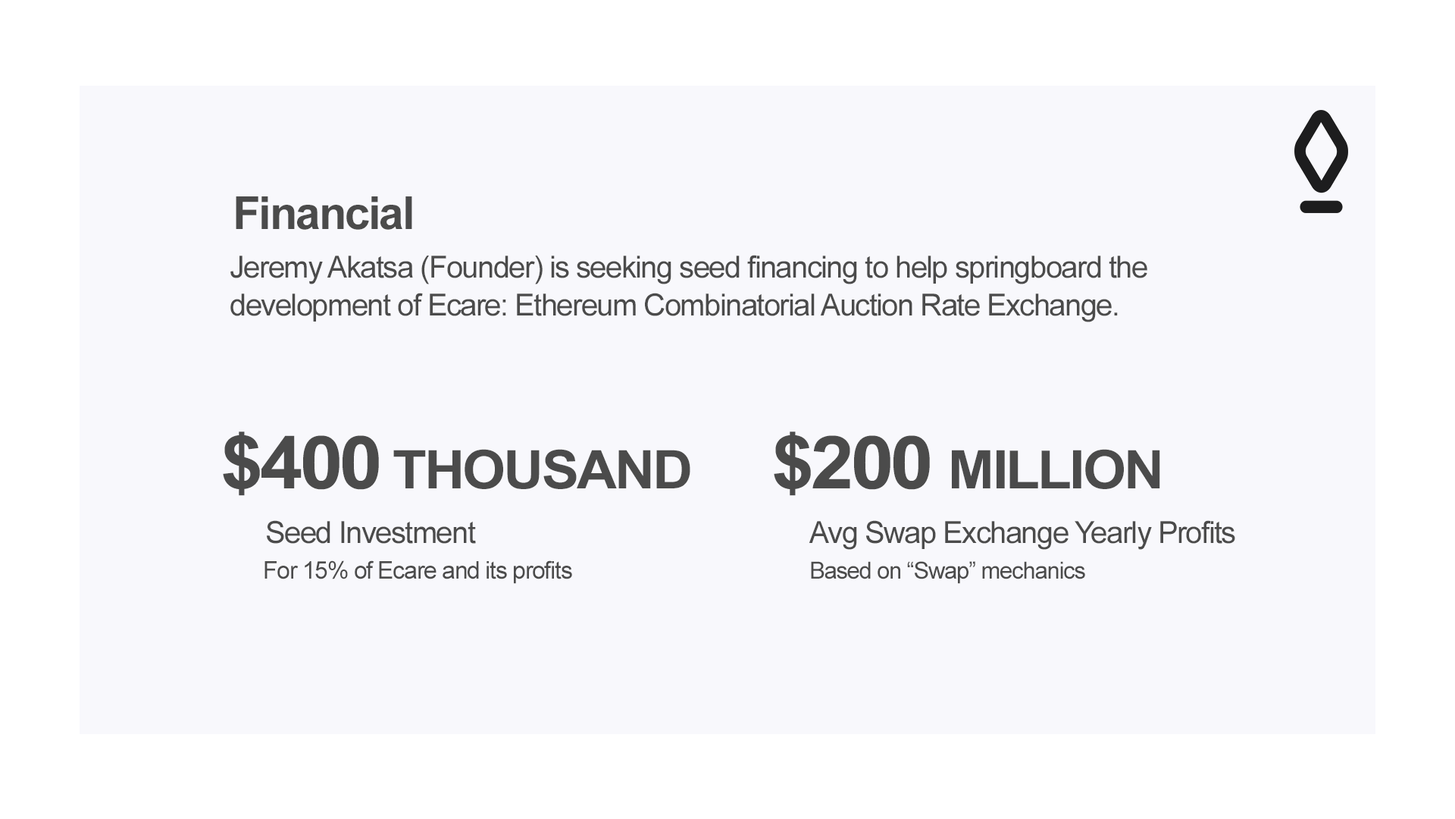
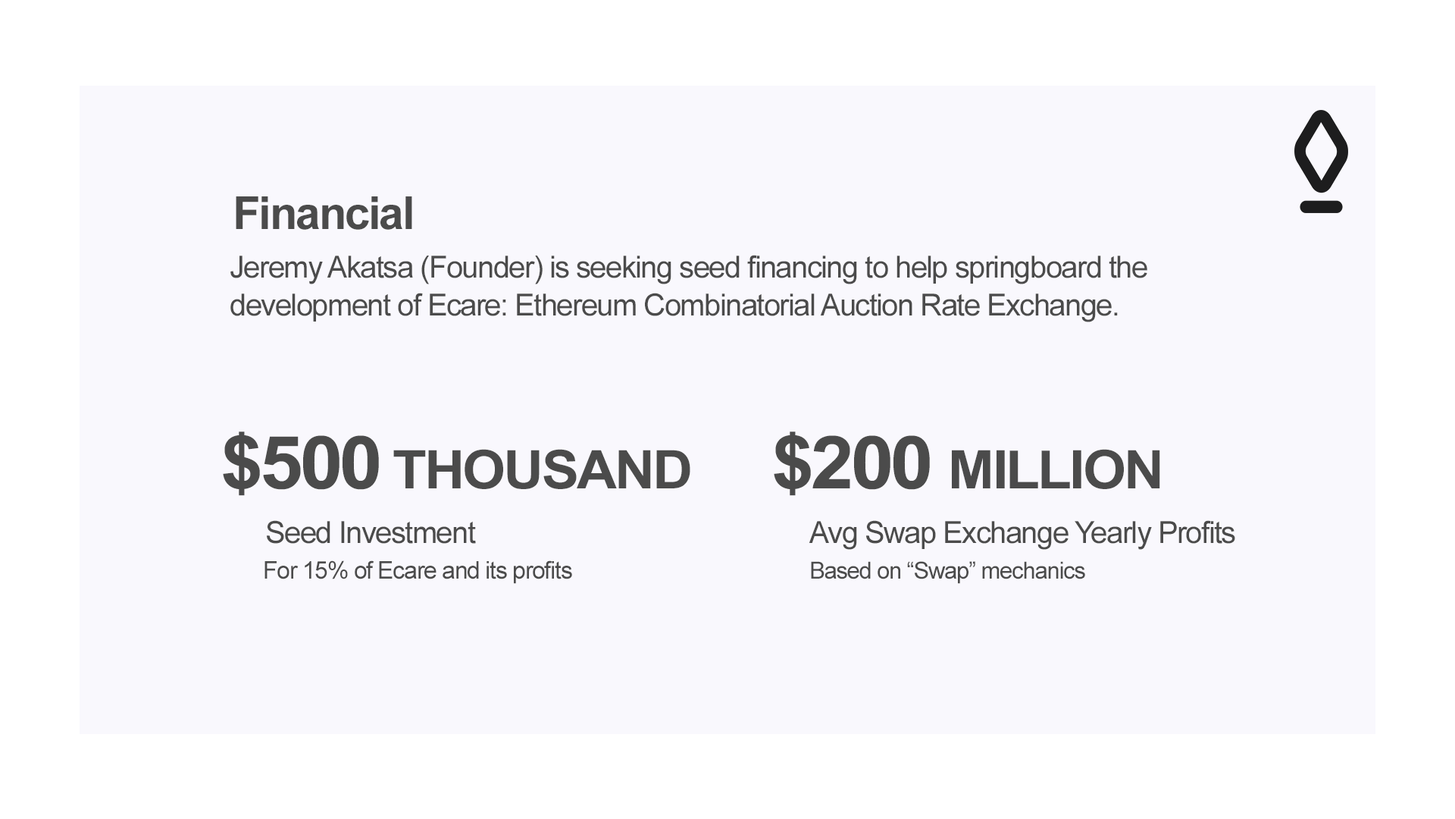
The second 1455×819 image is a revision of the first. Changes to its layers:
renamed "$400 THOUSAND" to "$500 THOUSAND", painted on it over <box>261,435,302,490</box>
painted on "Rectangle 2" over <box>261,435,302,490</box>
